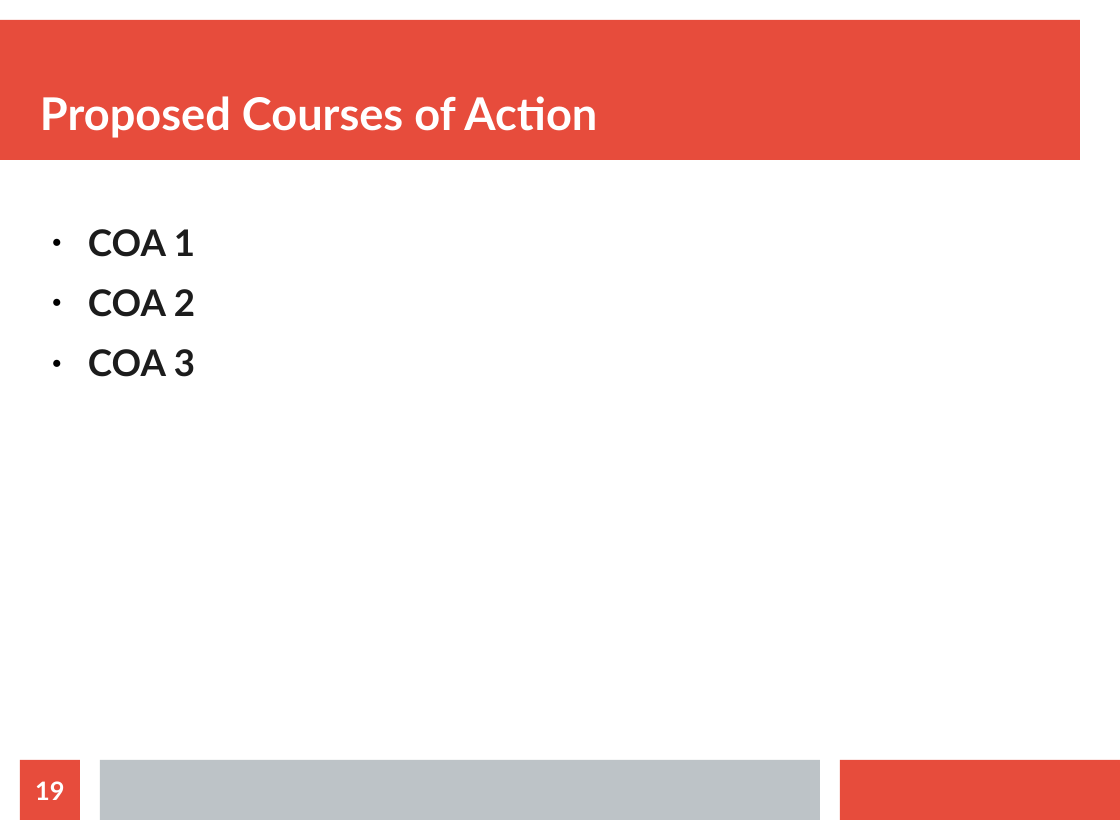
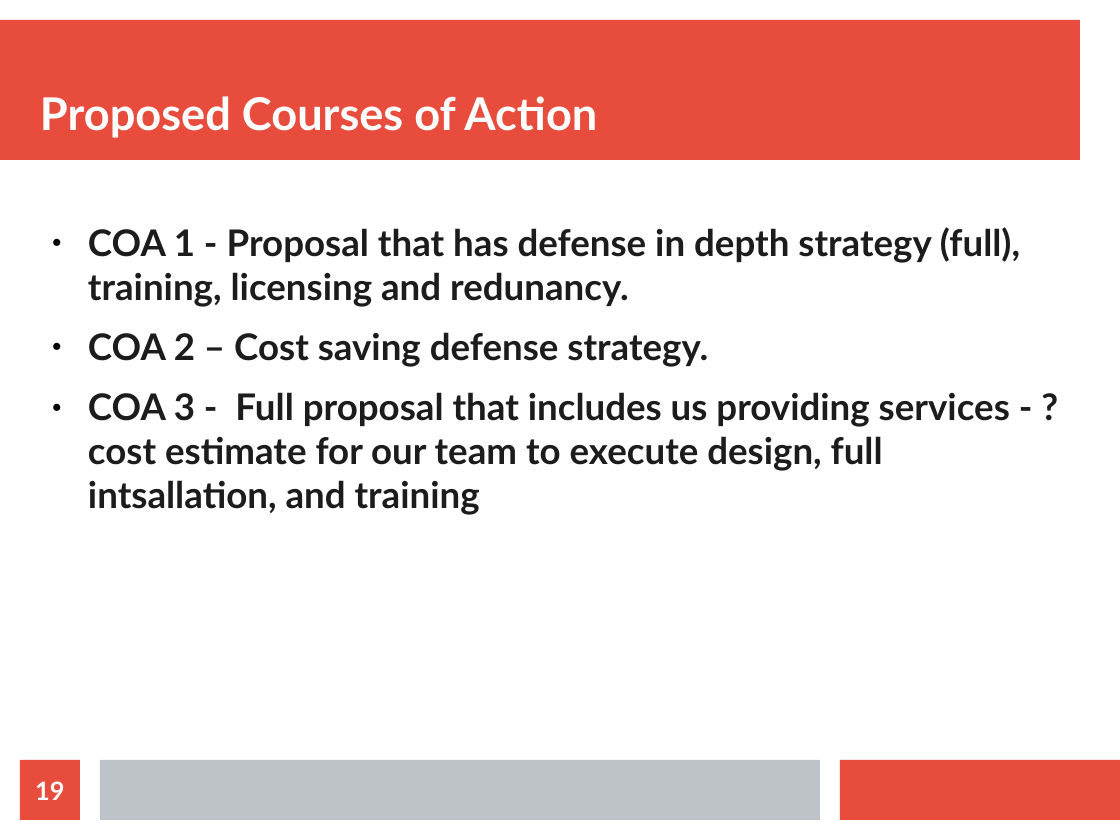
Before and after one commit to RDozier22/Threat-Capstone, a slide deck: slide 19 of Threat 200 Capstone/Air Speed Velocity Co Security Brief.odp. Drawn at 1120x840 pixels with LibreOffice and Linux fonts; fonts in the diff are those of the drawing. Boxes give left, top, right and bottom in pixels: in the first picture for what was removed or moved away, otherwise in the second. Text is boxed around its words. In the diff, an @@ line names an element or a change of style, - is before the commit and + after.

```diff
--- a/Threat 200 Capstone/Air Speed Velocity Co Security Brief.odp
+++ b/Threat 200 Capstone/Air Speed Velocity Co Security Brief.odp
@@ text at box(88, 227, 1020, 515): text changed @@
-● COA 1
-● COA 2
-● COA 3
+● COA 1 - Proposal that has defense in depth strategy (full), training, licensing and redunancy.
+● COA 2 – Cost saving defense strategy.
+● COA 3 - Full proposal that includes us providing services - ? cost estimate for our team to execute design, full intsallation, and training
```
Also in this commit, not shown: 9 other slides changed.
